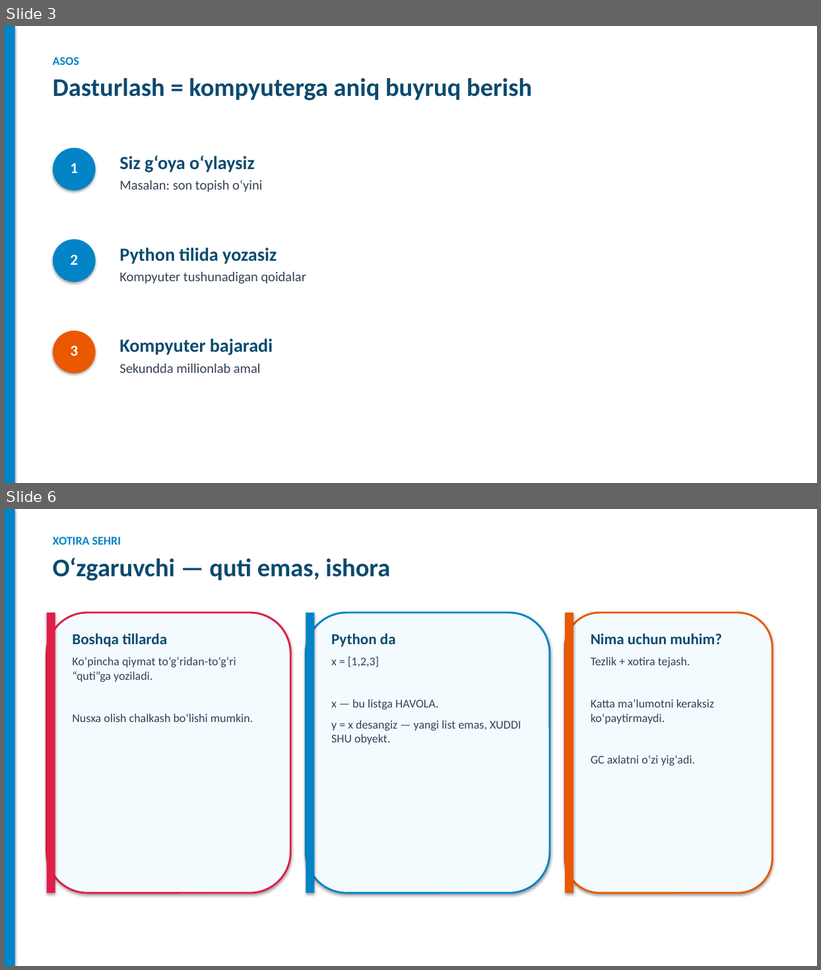
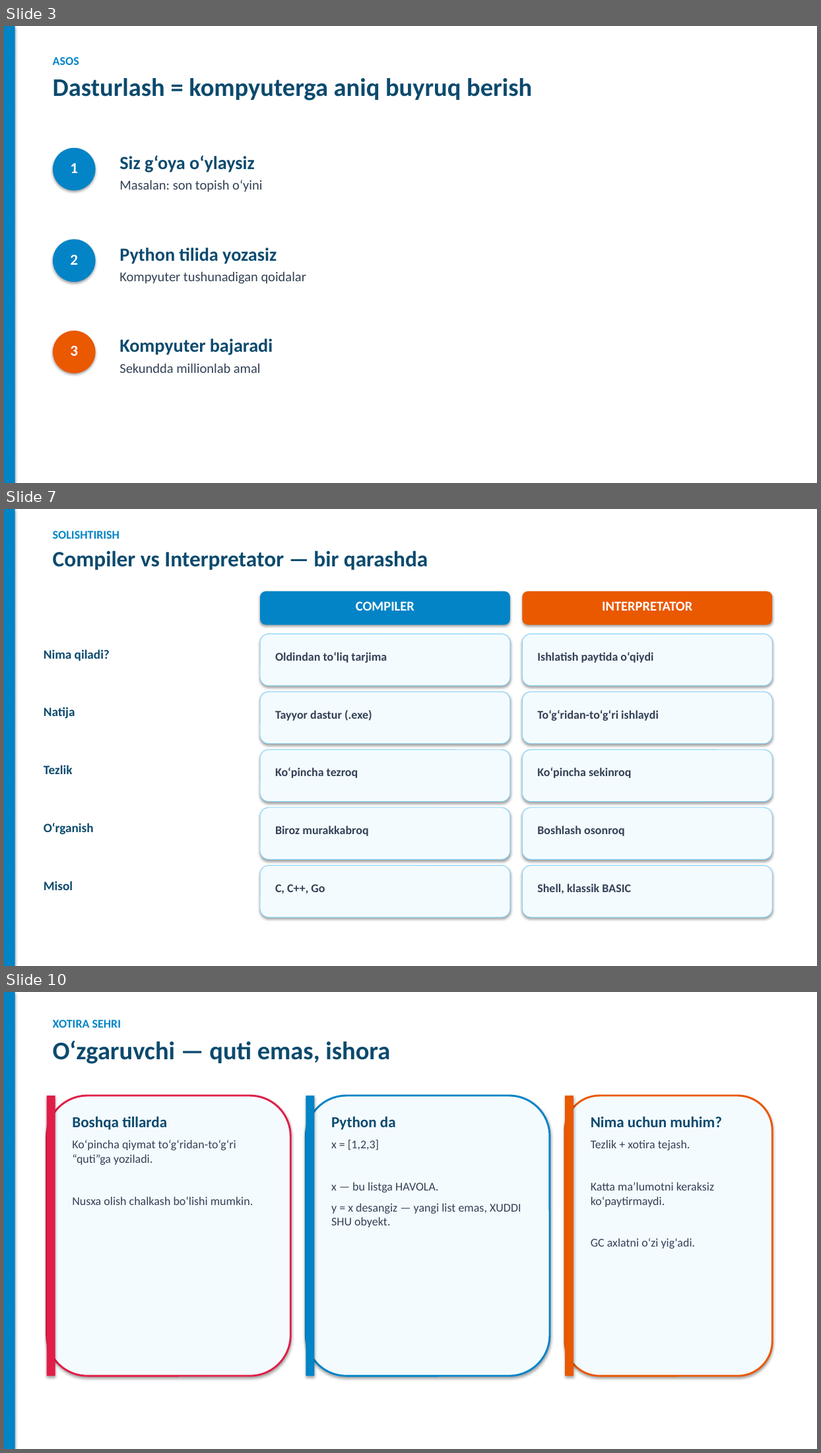
Before and after one commit to DilshodZokirov/bgalaxy-app, a slide deck: python-prezentatsiya/Python-Django-Yorqin.pptx. Shown one above the other, each under a label of ours: slides 3 and 6 before the commit, slides 3, 7 and 10 after it; the slides between them are not shown. The pictures are 821x970 and 821x1453 pixels, drawn with LibreOffice and Linux fonts; fonts in the diff are those of the drawing. Boxes give left, top, right and bottom in pixels: in the first picture for what was removed or moved away, otherwise in the second. Text is boxed around its words. In the diff, an @@ line names an element or a change of style, - is before the commit and + after.

```diff
--- a/python-prezentatsiya/Python-Django-Yorqin.pptx
+++ b/python-prezentatsiya/Python-Django-Yorqin.pptx
@@ slide 7 added at (4, 509, 817, 966), background #FFFFFF @@
@@ rectangle added at (4, 509, 15, 966), fill #0284C7 @@
@@ text added at (53, 531, 428, 570), 26 pt, text #0C4A6E, bold @@
+SOLISHTIRISH
+Compiler vs Interpretator — bir qarashda
@@ rounded rectangle added at (260, 591, 510, 625), fill #0284C7 @@
@@ text added at (356, 601, 415, 611), 16 pt, text #FFFFFF, bold @@
+COMPILER
@@ rounded rectangle added at (523, 591, 773, 625), fill #EA5800 @@
@@ text added at (602, 601, 692, 611), 16 pt, text #FFFFFF, bold @@
+INTERPRETATOR
@@ rounded rectangle added at (260, 634, 510, 686), fill #F4FBFF, outline #7DD3FC 0.75 pt @@
@@ rounded rectangle added at (523, 634, 773, 686), fill #F4FBFF, outline #7DD3FC 0.75 pt @@
@@ text added at (44, 650, 110, 661), 15 pt, text #0C4A6E, bold @@
+Nima qiladi?
@@ text added at (275, 652, 387, 663), 14 pt, text #334155, bold @@
+Oldindan to‘liq tarjima
@@ text added at (537, 652, 653, 663), 14 pt, text #334155, bold @@
+Ishlatish paytida o‘qiydi
@@ rounded rectangle added at (260, 692, 510, 744), fill #F4FBFF, outline #7DD3FC 0.75 pt @@
@@ rounded rectangle added at (523, 692, 773, 744), fill #F4FBFF, outline #7DD3FC 0.75 pt @@
@@ text added at (44, 707, 75, 719), 15 pt, text #0C4A6E, bold @@
+Natija
@@ text added at (275, 710, 372, 721), 14 pt, text #334155, bold @@
+Tayyor dastur (.exe)
@@ text added at (537, 710, 659, 721), 14 pt, text #334155, bold @@
+To‘g‘ridan-to‘g‘ri ishlaydi
@@ text added at (44, 765, 73, 774), 15 pt, text #0C4A6E, bold @@
+Tezlik
@@ rounded rectangle added at (260, 750, 510, 802), fill #F4FBFF, outline #7DD3FC 0.75 pt @@
@@ rounded rectangle added at (523, 750, 773, 802), fill #F4FBFF, outline #7DD3FC 0.75 pt @@
@@ text added at (275, 768, 358, 778), 14 pt, text #334155, bold @@
+Ko‘pincha tezroq
@@ text added at (537, 768, 631, 778), 14 pt, text #334155, bold @@
+Ko‘pincha sekinroq
@@ text added at (44, 823, 94, 835), 15 pt, text #0C4A6E, bold @@
+O‘rganish
@@ rounded rectangle added at (260, 808, 510, 859), fill #F4FBFF, outline #7DD3FC 0.75 pt @@
@@ rounded rectangle added at (523, 808, 773, 859), fill #F4FBFF, outline #7DD3FC 0.75 pt @@
@@ text added at (275, 826, 368, 836), 14 pt, text #334155, bold @@
+Biroz murakkabroq
@@ text added at (537, 826, 625, 836), 14 pt, text #334155, bold @@
+Boshlash osonroq
@@ text added at (44, 881, 73, 890), 15 pt, text #0C4A6E, bold @@
+Misol
@@ rounded rectangle added at (260, 866, 510, 918), fill #F4FBFF, outline #7DD3FC 0.75 pt @@
@@ text added at (275, 885, 325, 894), 14 pt, text #334155, bold @@
+C, C++, Go
@@ rounded rectangle added at (523, 866, 773, 918), fill #F4FBFF, outline #7DD3FC 0.75 pt @@
@@ text added at (537, 884, 631, 894), 14 pt, text #334155, bold @@
+Shell, klassik BASIC
@@ what was slide 6 is now slide 10 @@
```
Also in this commit, not shown: 2 slides changed, 5 other slides added, 2 slides removed, 3 other files.
